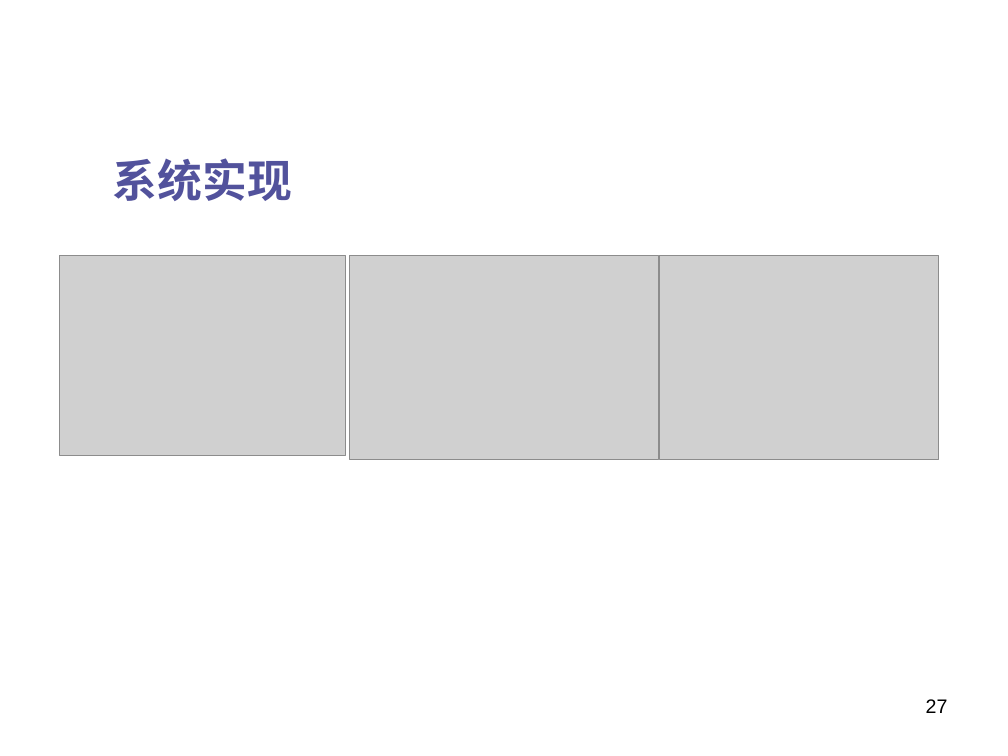
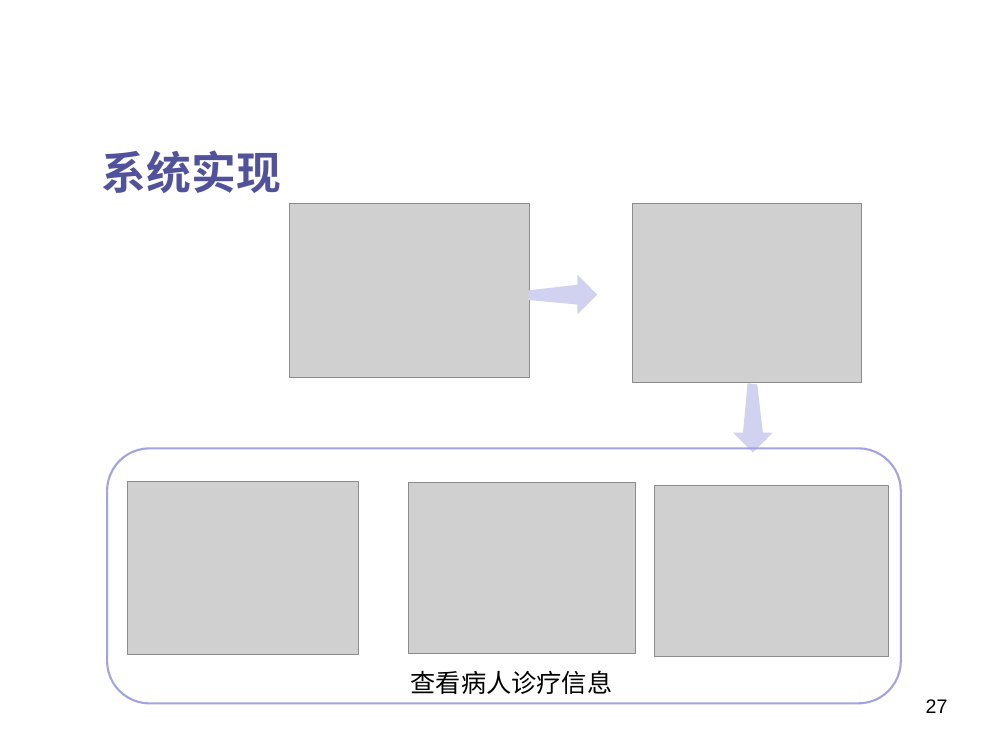
Before and after one commit to JaneBlue/PPTpaper, a slide deck: slide 27 of 思路new6 (2).pptx. Drawn at 1008x756 pixels with LibreOffice and Linux fonts; fonts in the diff are those of the drawing; grey boxes stand for pictures; background and template pictures are left out. Boxes give left, top, right and bottom in pixels: in the first picture for what was removed or moved away, otherwise in the second. Text is boxed around its words. In the diff, an @@ line names an element or a change of style, - is before the commit and + after.

```diff
--- a/思路new6 (2).pptx
+++ b/思路new6 (2).pptx
@@ text "系统实现" moved from (x1=113, y1=158, x2=292, y2=201) to (x1=102, y1=150, x2=281, y2=193) @@
@@ picture added at (x1=289, y1=204, x2=529, y2=378) @@
@@ picture added at (x1=633, y1=204, x2=862, y2=382) @@
@@ picture removed at (x1=59, y1=255, x2=345, y2=455) @@
@@ picture removed at (x1=349, y1=255, x2=658, y2=459) @@
@@ picture removed at (x1=659, y1=255, x2=938, y2=459) @@
@@ freeform shape added at (x1=528, y1=275, x2=598, y2=314), fill #D1D1F0 @@
@@ freeform shape added at (x1=734, y1=383, x2=773, y2=453), fill #D1D1F0 @@
@@ rounded rectangle added at (x1=107, y1=449, x2=900, y2=704), outline #A3A3E0 1.5 pt @@
@@ picture added at (x1=128, y1=482, x2=359, y2=655) @@
@@ picture added at (x1=409, y1=483, x2=636, y2=654) @@
@@ picture added at (x1=655, y1=485, x2=889, y2=656) @@
@@ text added at (x1=411, y1=670, x2=613, y2=694), 18 pt, text #000000 @@
+查看病人诊疗信息
```
Also in this commit, not shown: 8 other slides changed, 1 slide added.
